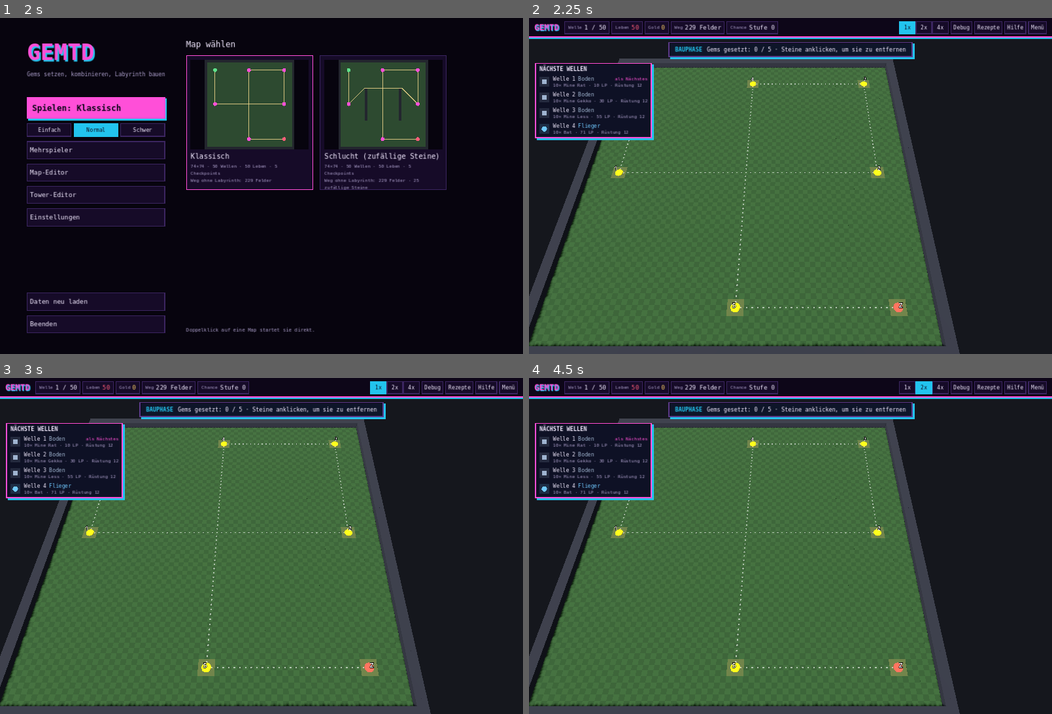
Above: before the commit, frames 1-4 (two rows, left to right).
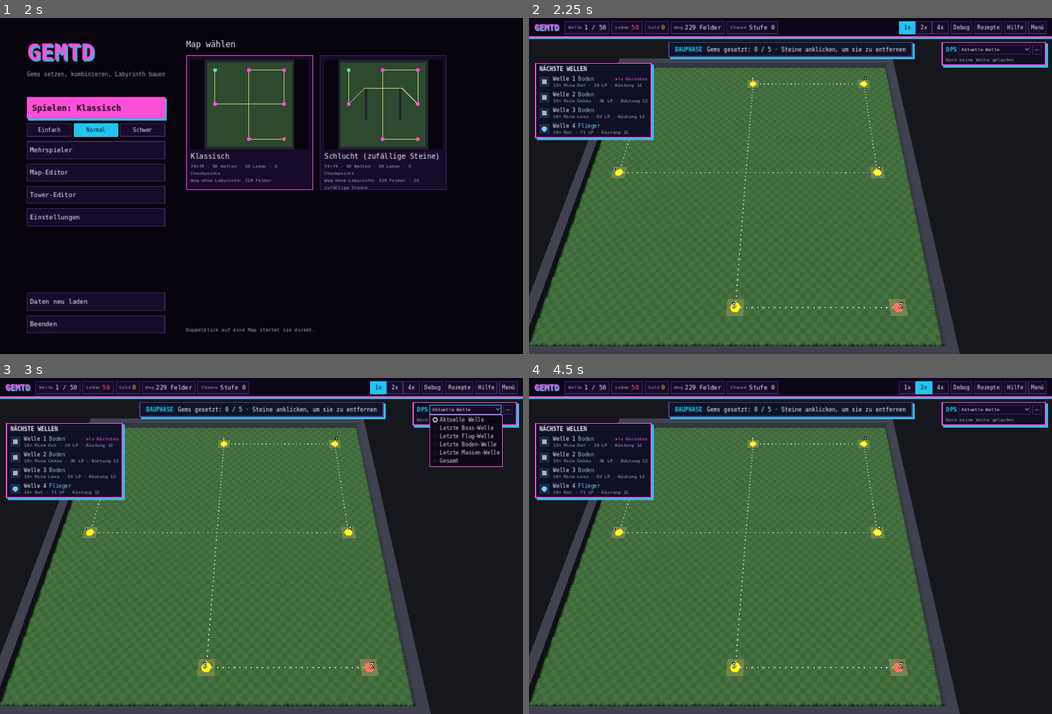
Above: after the commit, the same moments.

Repository: Tulkor/GemTD
Game: Godot game, scene res://scenes/main_menu.tscn
Same seed, same stepped clock (60 frames per second), same inputs: the game is played once before the commit and once after it.
Inputs (mouse positions are in pixels of both pictures, inside the frame that each line leads up to):
- Up to frame 1 (2 s): click "Normal" at 0.5 s; click "Normal" at 1.25 s
- Up to frame 2 (2.25 s): click "Spielen: Klassisch" at 2 s
- Up to frame 3 (3 s): click (465, 408) at 2.75 s, where only the run after the commit has a clickable "Aktuelle Welle"
- Up to frame 4 (4.5 s): click "1x" at 3.5 s; click "2x" at 4.25 s

Frame 1 is identical in both runs. In frame 2, 0.5% of the frame differs, in the area x 78-100%, y 7-15%; in frame 3, 0.9%, in the area x 78-100%, y 7-27%; in frame 4, 0.5%.

Commit message:
DPS-Meter rechts: Top 5 Tower, umschaltbar zwischen aktueller Welle, letzter Boss-/Flug-/Boden-/Massenwelle und Gesamt
Co-Authored-By: Claude Opus 5.5 (1M context) <noreply@anthropic.com>
Claude-Session: https://claude.ai/code/session_01SneAUyTQ7Ei1eZiBt2kj5x

Diff:
--- a/data/i18n/en.json
+++ b/data/i18n/en.json
@@ -378,5 +378,18 @@
 	"Nicht verbunden": "Not connected",
 	"(du)": "(you)",
 	"Mehrspieler · %d verbunden": "Multiplayer · %d connected",
-	"%d Gold": "%d gold"
+	"%d Gold": "%d gold",
+	"Aktuelle Welle": "Current wave",
+	"Letzte Boss-Welle": "Last boss wave",
+	"Letzte Flug-Welle": "Last air wave",
+	"Letzte Boden-Welle": "Last ground wave",
+	"Letzte Massen-Welle": "Last mass wave",
+	"Gesamt": "Total",
+	"Ein-/ausklappen": "Collapse / expand",
+	"Welle %d läuft · %d s": "Wave %d running · %d s",
+	"Welle %d (vorbei) · %d s": "Wave %d (over) · %d s",
+	"Noch keine Welle gelaufen": "No wave played yet",
+	"Alle Wellen · %d s Kampfzeit": "All waves · %d s of combat",
+	"Welle %d · %d s": "Wave %d · %d s",
+	"Noch keine Welle dieser Art": "No wave of this kind yet"
 }
--- /dev/null
+++ b/scripts/game/dps_meter.gd
@@ -0,0 +1,247 @@
+class_name DpsMeter
+extends PanelContainer
+## DPS-Meter rechts am Rand: die 5 Tower mit dem meisten Schaden pro Sekunde.
+## Umschaltbar zwischen laufender Welle, der letzten Welle eines Typs und dem ganzen Spiel.
+## Liest nur game.is_wave_running(), game.wave_index, game.waves und tower.total_damage.
+
+const TOP := 5
+## [Schlüssel, Text]. Die Schlüssel sind die Typen aus game.wave_type().
+const VIEWS := [
+	["now", "Aktuelle Welle"],
+	["Boss", "Letzte Boss-Welle"],
+	["Flieger", "Letzte Flug-Welle"],
+	["Boden", "Letzte Boden-Welle"],
+	["Masse", "Letzte Massen-Welle"],
+	["total", "Gesamt"],
+]
+
+var game  # game.gd
+var avoid: Control  ## rutscht darunter, solange dieses Panel offen ist (Debug-Menü)
+var view := "now"
+var select: OptionButton
+var info: Label
+var body: VBoxContainer
+var rows: Array = []  ## je Zeile {swatch, name, value, bar, rest}
+
+var _running := false
+var _wave_number := 0
+var _wave_type := ""
+var _wave_time := 0.0
+var _start: Dictionary = {}   ## instance_id -> total_damage zu Wellenbeginn
+var _last: Dictionary = {}    ## Typ (und "recent") -> {wave, time, rows}
+var _total: Dictionary = {}   ## instance_id -> {label, color, damage}
+var _total_time := 0.0
+var _refresh_left := 0.0
+
+
+func _ready() -> void:
+	process_mode = Node.PROCESS_MODE_PAUSABLE
+	anchor_left = 1.0
+	anchor_right = 1.0
+	offset_top = 64
+	offset_right = -16
+	grow_horizontal = Control.GROW_DIRECTION_BEGIN
+	custom_minimum_size.x = 280
+	mouse_filter = Control.MOUSE_FILTER_STOP
+	add_theme_stylebox_override("panel", UiTheme.panel(12.0))
+	var v := VBoxContainer.new()
+	v.add_theme_constant_override("separation", 6)
+	add_child(v)
+	var head := HBoxContainer.new()
+	v.add_child(head)
+	var title := UiUtil.label("DPS", head, 16)
+	title.uppercase = true
+	title.add_theme_font_override("font", UiTheme.font(true))
+	title.add_theme_color_override("font_color", UiTheme.CYAN)
+	select = OptionButton.new()
+	select.focus_mode = Control.FOCUS_NONE
+	select.size_flags_horizontal = Control.SIZE_EXPAND_FILL
+	select.add_theme_font_size_override("font_size", 12)
+	for item in VIEWS:
+		select.add_item(item[1])
+	select.item_selected.connect(func(i):
+		view = VIEWS[i][0]
+		refresh())
+	head.add_child(select)
+	var fold := Button.new()
+	fold.text = "–"
+	fold.focus_mode = Control.FOCUS_NONE
+	fold.tooltip_text = "Ein-/ausklappen"
+	fold.pressed.connect(func():
+		body.visible = not body.visible
+		fold.text = "–" if body.visible else "+")
+	head.add_child(fold)
+
+	body = VBoxContainer.new()
+	body.add_theme_constant_override("separation", 6)
+	v.add_child(body)
+	info = UiUtil.label("", body, 12)
+	info.add_theme_color_override("font_color", UiTheme.MUTED)
+	for i in TOP:
+		rows.append(_row())
+	refresh()
+
+
+func _row() -> Dictionary:
+	var box := VBoxContainer.new()
+	box.add_theme_constant_override("separation", 2)
+	body.add_child(box)
+	var h := HBoxContainer.new()
+	h.add_theme_constant_override("separation", 6)
+	box.add_child(h)
+	var swatch := ColorRect.new()
+	swatch.custom_minimum_size = Vector2(10, 10)
+	swatch.size_flags_vertical = Control.SIZE_SHRINK_CENTER
+	h.add_child(swatch)
+	var name_l := UiUtil.label("", h, 13)
+	name_l.size_flags_horizontal = Control.SIZE_EXPAND_FILL
+	name_l.clip_text = true
+	name_l.text_overrun_behavior = TextServer.OVERRUN_TRIM_ELLIPSIS
+	var value := UiUtil.label("", h, 13)
+	value.add_theme_color_override("font_color", UiTheme.COIN)
+	var track := HBoxContainer.new()
+	track.add_theme_constant_override("separation", 0)
+	box.add_child(track)
+	var bar := ColorRect.new()
+	bar.custom_minimum_size.y = 3
+	bar.size_flags_horizontal = Control.SIZE_EXPAND_FILL
+	track.add_child(bar)
+	var rest := ColorRect.new()
+	rest.color = UiTheme.BORDER
+	rest.custom_minimum_size.y = 3
+	rest.size_flags_horizontal = Control.SIZE_EXPAND_FILL
+	track.add_child(rest)
+	return {"box": box, "swatch": swatch, "name": name_l, "value": value, "bar": bar, "rest": rest}
+
+
+func _process(delta: float) -> void:
+	if avoid != null:
+		offset_top = avoid.get_rect().end.y + 12 if avoid.visible else 64.0
+	if game == null or not game.has_method("is_wave_running"):
+		return
+	var running: bool = game.is_wave_running()
+	if running and _running and game.wave_index + 1 != _wave_number:
+		_end_wave()  # Debug: andere Welle gestartet, ohne dass die Welle endete
+		_begin_wave()
+	elif running and not _running:
+		_begin_wave()
+	elif not running and _running:
+		_end_wave()
+	_running = running
+	if running:
+		_wave_time += delta
+	_refresh_left -= delta
+	if _refresh_left <= 0.0:
+		_refresh_left = 0.25
+		refresh()
+
+
+func _begin_wave() -> void:
+	_wave_number = game.wave_index + 1
+	_wave_type = game.wave_type(game.waves[game.wave_index]) if game.wave_index < game.waves.size() else ""
+	_wave_time = 0.0
+	_start.clear()
+	for t in game.all_towers():
+		_start[t.get_instance_id()] = t.total_damage
+
+
+func _end_wave() -> void:
+	var current := _current_rows()
+	if _wave_time > 0.0:
+		var entry := {"wave": _wave_number, "time": _wave_time, "rows": current}
+		_last["recent"] = entry
+		if _wave_type != "":
+			_last[_wave_type] = entry
+		for r in current:
+			var tot: Dictionary = _total.get(r.id, {"damage": 0.0})
+			tot.label = r.label
+			tot.color = r.color
+			tot.damage = float(tot.damage) + r.damage
+			_total[r.id] = tot
+		_total_time += _wave_time
+	_running = false
+	_wave_time = 0.0
+	_start.clear()
+
+
+## Schaden aller Tower seit Beginn der laufenden Welle.
+func _current_rows() -> Array:
+	var out := []
+	if game == null:
+		return out
+	for t in game.all_towers():
+		if not is_instance_valid(t):
+			continue
+		var id: int = t.get_instance_id()
+		var dmg: float = t.total_damage - float(_start.get(id, 0.0))
+		if dmg > 0.0:
+			out.append({"id": id, "label": t.label(), "color": t.color, "damage": dmg})
+	return out
+
+
+## Zeilen und Dauer für die gewählte Ansicht, dazu die Infozeile.
+func data() -> Dictionary:
+	match view:
+		"now":
+			if _running:
+				return {"rows": _current_rows(), "time": _wave_time, "info": tr("Welle %d läuft · %d s") % [_wave_number, int(_wave_time)]}
+			if _last.has("recent"):
+				var e: Dictionary = _last.recent
+				return {"rows": e.rows, "time": e.time, "info": tr("Welle %d (vorbei) · %d s") % [e.wave, int(e.time)]}
+			return {"rows": [], "time": 0.0, "info": tr("Noch keine Welle gelaufen")}
+		"total":
+			var merged := {}
+			for id in _total:
+				merged[id] = _total[id].duplicate()
+			var time := _total_time
+			if _running:
+				time += _wave_time
+				for r in _current_rows():
+					var m: Dictionary = merged.get(r.id, {"damage": 0.0})
+					m.label = r.label
+					m.color = r.color
+					m.damage = float(m.damage) + r.damage
+					merged[r.id] = m
+			return {"rows": merged.values(), "time": time, "info": tr("Alle Wellen · %d s Kampfzeit") % int(time)}
+		_:
+			if _last.has(view):
+				var e: Dictionary = _last[view]
+				return {"rows": e.rows, "time": e.time, "info": tr("Welle %d · %d s") % [e.wave, int(e.time)]}
+			return {"rows": [], "time": 0.0, "info": tr("Noch keine Welle dieser Art")}
+
+
+## Die besten 5 als [label, color, dps], absteigend.
+func top() -> Array:
+	var d := data()
+	var time: float = maxf(float(d.time), 0.001)
+	var list: Array = d.rows.map(func(r): return [r.label, r.color, float(r.damage) / time])
+	list.sort_custom(func(a, b): return a[2] > b[2])
+	return list.slice(0, TOP)
+
+
+func refresh() -> void:
+	if info == null:
+		return
+	var d := data()
+	info.text = d.info
+	var list := top()
+	var best: float = list[0][2] if not list.is_empty() else 1.0
+	for i in rows.size():
+		var r: Dictionary = rows[i]
+		r.box.visible = i < list.size()
+		if i >= list.size():
+			continue
+		r.swatch.color = list[i][1]
+		r.name.text = "%d. %s" % [i + 1, list[i][0]]
+		r.value.text = _fmt(list[i][2])
+		var f: float = clampf(list[i][2] / maxf(best, 0.001), 0.02, 1.0)
+		r.bar.color = UiTheme.GOLD if i == 0 else UiTheme.CYAN
+		r.bar.size_flags_stretch_ratio = f
+		r.rest.size_flags_stretch_ratio = 1.0 - f + 0.0001
+		r.rest.visible = f < 1.0
+
+
+static func _fmt(dps: float) -> String:
+	if dps >= 10000.0:
+		return "%.1fk" % (dps / 1000.0)
+	return "%d" % int(round(dps))
--- a/scripts/game/hud.gd
+++ b/scripts/game/hud.gd
@@ -36,6 +36,7 @@
 var debug_option: OptionButton
 var debug_button: Button
 var debug_panel: PanelContainer
+var dps_meter: DpsMeter
 var debug_gems: SpinBox
 var debug_wave: SpinBox
 var immortal_button: Button
@@ -99,7 +100,11 @@
 	_build_pinned()
 	_build_bottom()
 	_build_help()
+	dps_meter = DpsMeter.new()
+	dps_meter.game = get_parent()
+	root.add_child(dps_meter)
 	_build_debug()
+	dps_meter.avoid = debug_panel
 
 	message_label = Label.new()
 	message_label.set_anchors_and_offsets_preset(Control.PRESET_CENTER)
--- a/tests/smoke_test.gd
+++ b/tests/smoke_test.gd
@@ -335,6 +335,38 @@
 		game.wave_index = w0
 		game._refresh_hud()
 
+	# DPS-Meter rechts: Top 5 je Welle, letzte Welle je Typ, Gesamt
+	var meter: DpsMeter = game.hud.dps_meter
+	var dps_towers: Array = game.all_towers()
+	check(meter != null and meter.select.item_count == 6, "DPS-Meter mit 6 Ansichten im Dropdown")
+	check(meter._total_time > 0.0 and not meter._total.is_empty(), "DPS-Meter hat die bisherigen Wellen mitgezählt")
+	if not dps_towers.is_empty():
+		meter._last.clear()
+		meter._total.clear()
+		meter._total_time = 0.0
+		meter._begin_wave()
+		meter._running = true
+		meter._wave_time = 10.0
+		dps_towers[0].total_damage += 500.0
+		meter.view = "now"
+		var dps_top: Array = meter.top()
+		check(dps_top.size() == 1 and is_equal_approx(dps_top[0][2], 50.0), "DPS-Meter: 500 Schaden in 10 s ergibt 50 DPS")
+		var dps_type: String = meter._wave_type
+		meter._end_wave()
+		meter.view = dps_type
+		check(meter._last.has(dps_type) and is_equal_approx(meter.top()[0][2], 50.0), "DPS-Meter merkt sich die letzte %s-Welle" % dps_type)
+		meter.view = "total"
+		meter.refresh()
+		check(is_equal_approx(meter.top()[0][2], 50.0) and meter.rows[0].box.visible and not meter.rows[1].box.visible, "DPS-Meter: Gesamt zeigt den Tower")
+		meter.view = "Boss" if dps_type != "Boss" else "Masse"
+		check(meter.top().is_empty(), "DPS-Meter: Welle ohne Daten ist leer")
+		dps_towers[0].total_damage -= 500.0
+		meter._last.clear()
+		meter._total.clear()
+		meter._total_time = 0.0
+		meter.view = "now"
+		meter.refresh()
+
 	# Menü-Knopf fragt erst nach und pausiert solange
 	game.hud.open_leave_confirm()
 	check(game.hud.leave_confirm.visible and get_tree().paused, "Menü-Knopf zeigt Rückfrage und pausiert")
Not shown, changed: README.md
